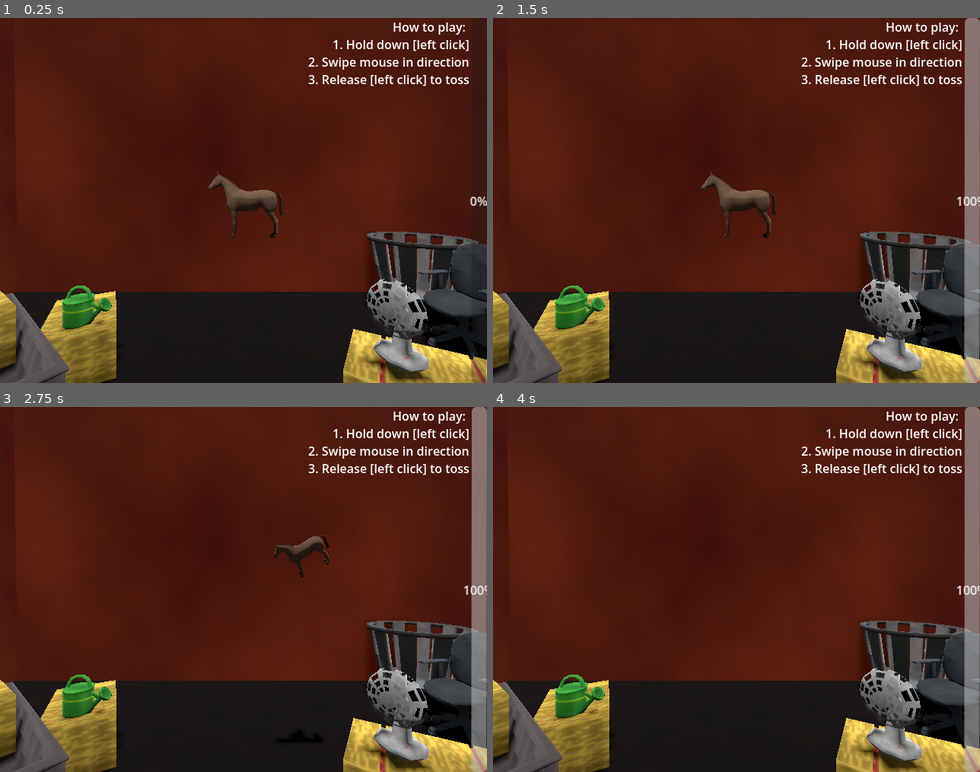
Above: before the commit, frames 1-4 (two rows, left to right).
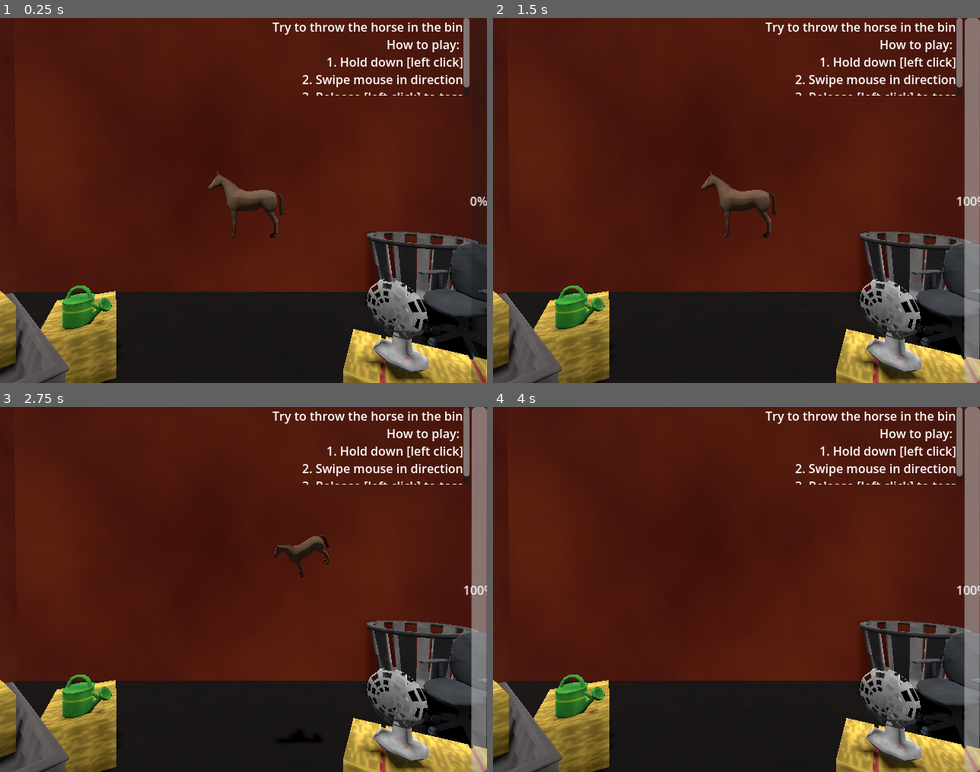
Above: after the commit, the same moments.

Repository: lukewhitingdev/gamejam-Bradys-Day-Out
Game: Godot game, scene res://Maps/PaperToss.tscn
Two runs of this game, one before a commit and one after it. Both use one fixed random seed, a clock stepped at 60 frames per second and the inputs below. This scene is started directly instead of the project's main scene.
Inputs (mouse positions are in pixels of both pictures, inside the frame that each line leads up to):
- Up to frame 1 (0.25 s): no input
- Up to frame 2 (1.5 s): tap Enter at 0.5 s; move the mouse to (843, 182) at 0.52 s; press the mouse at (843, 182) at 0.53 s; hold D (move_right) 0.53-1.28 s; tap Space (start_game) at 1.25 s; move the mouse to (639, 218) at 1.27 s; release the mouse at (639, 218) at 1.28 s; hold A (move_left) from 1.28 s (still down); right-click (639, 218) at 1.35 s
- Up to frame 3 (2.75 s): tap Space (start_game) at 2 s; move the mouse to (292, 509) at 2.02 s; release A (move_left) at 2.03 s; hold D (move_right) from 2.03 s (still down); hold Space (start_game) from 2.03 s (still down)
- Up to frame 4 (4 s): move the mouse to (712, 662) at 2.77 s; release Space (start_game) at 2.78 s; click (712, 662) at 2.85 s; tap Space (start_game) at 3.5 s; move the mouse to (882, 644) at 3.52 s; release D (move_right) at 3.53 s; hold A (move_left) from 3.53 s (still down); hold Right mouse button (Right_Click) from 3.53 s (still down)

The runs differ from the first frame. In frame 1, 2.1% of the frame differs, in the area x 55-97%, y 0-22%; in frame 2, 2.1%; in frame 3, 2.1%; in frame 4, 2.1%.

Commit message:
let the player know what to do for paper toss

Diff:
--- a/app/chopchop/Maps/PaperToss.tscn
+++ b/app/chopchop/Maps/PaperToss.tscn
@@ -145,7 +145,8 @@
 offset_bottom = 102.0
 grow_horizontal = 0
 bbcode_enabled = true
-text = "How to play:
+text = "Try to throw the horse in the bin
+How to play:
 1. Hold down [left click]
 2. Swipe mouse in direction
 3. Release [left click] to toss"
